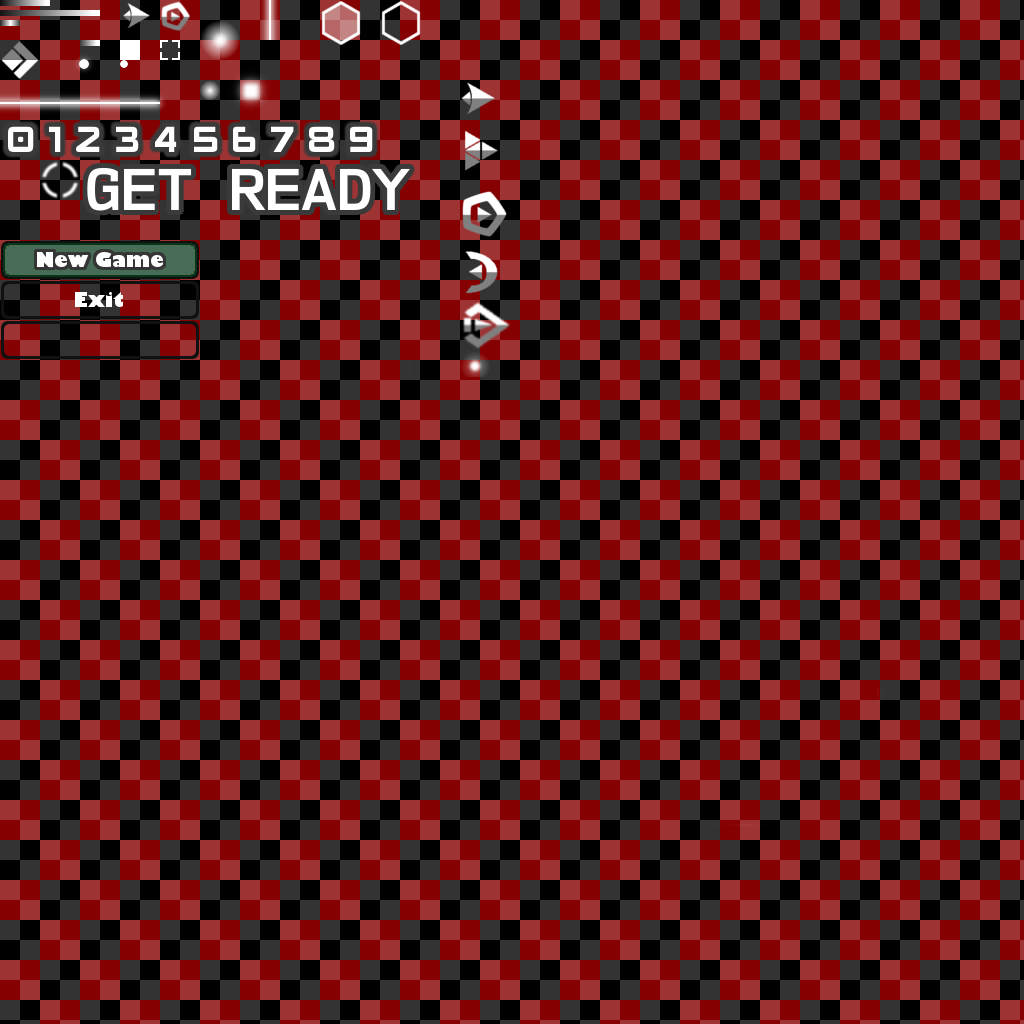
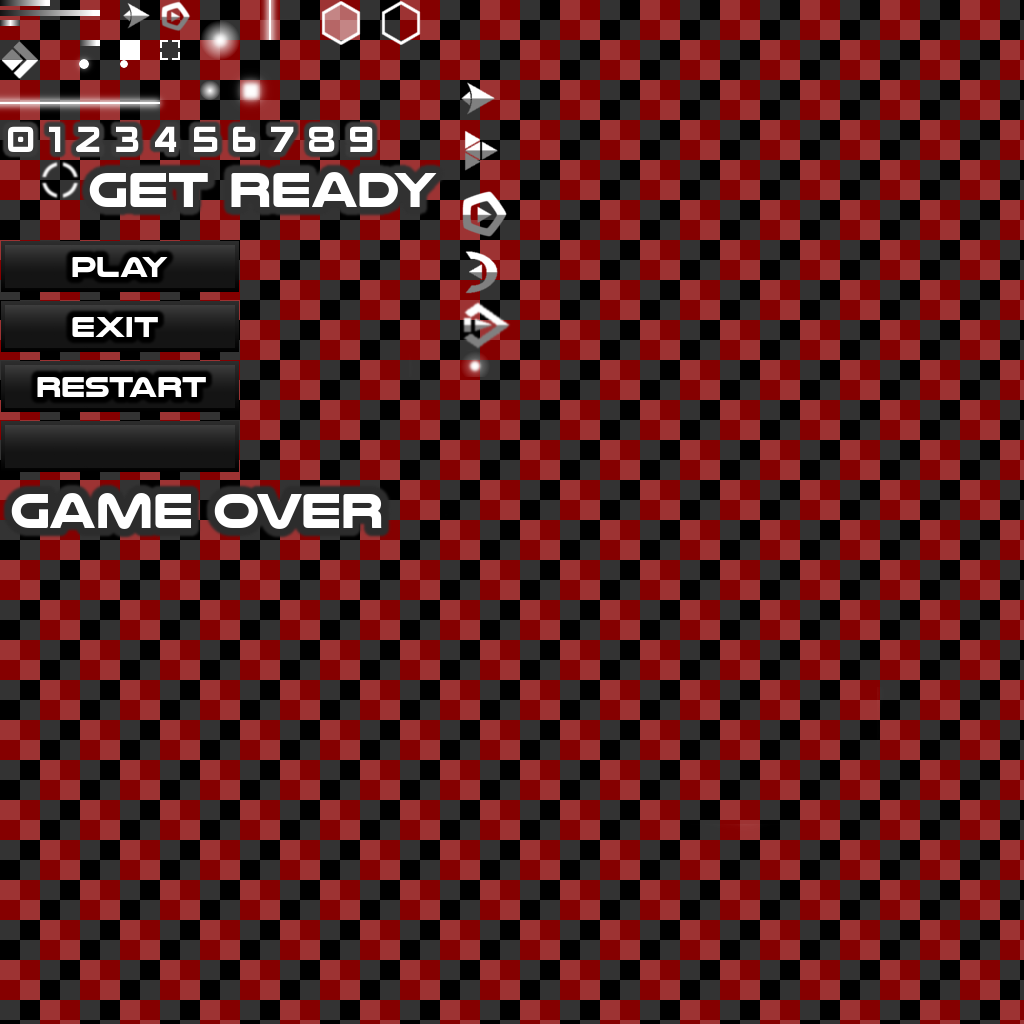
The second (1024, 1024) image is a revision of the first. Changes to its layers:
showed "Ebene #1", painted on it over [20,248,300,539]
removed layer "Exit" over [75,292,123,307]
removed layer "Ebene #5" over [37,252,163,268]
removed layer "Ebene #6" over [34,249,166,271]
removed layer "Ebene #14" over [82,163,421,216]
removed layer "Ebene #13" over [3,243,197,277]
removed layer "Ebene #11" over [3,243,197,277]
removed layer "Ebene #12" over [1,241,199,359]
painted on "Ebene #24" over [1,163,443,539]
